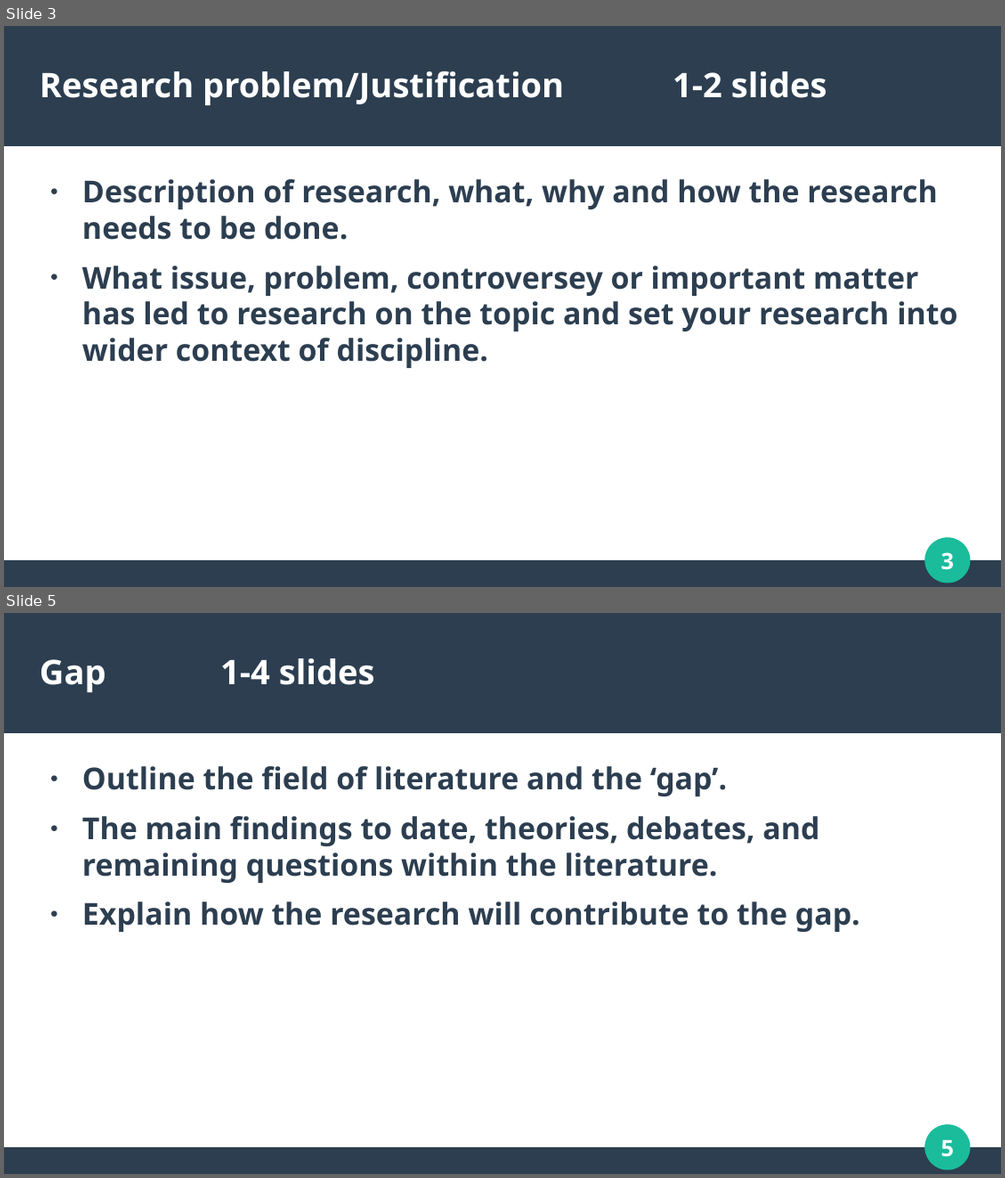
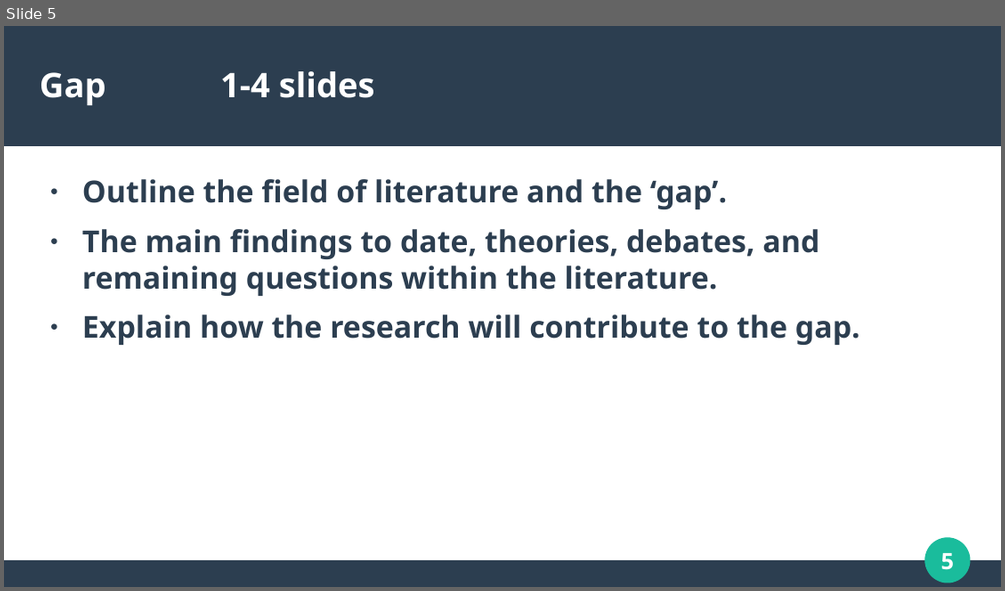
Before and after one commit to dannydaley/myUniSocial, a slide deck: Documentation/COMP320 PRESENTATION.odp. Shown one above the other, each under a label of ours: slides 3 and 5 before the commit, slide 5 after it; the slides between them are not shown. The pictures are 1005x1178 and 1005x591 pixels, drawn with LibreOffice and Linux fonts; fonts in the diff are those of the drawing. Boxes give left, top, right and bottom in pixels: in the first picture for what was removed or moved away, otherwise in the second. Text is boxed around its words. In the diff, an @@ line names an element or a change of style, - is before the commit and + after.

```diff
--- a/Documentation/COMP320 PRESENTATION.odp
+++ b/Documentation/COMP320 PRESENTATION.odp
@@ slide 3 removed at (4, 26, 1001, 587), background #FFFFFF; not listed: 4 template elements that a slide beside it also shows @@
@@ title removed at (40, 71, 827, 105) @@
-Research problem/Justification 1-2 slides
@@ text removed at (82, 179, 957, 368) @@
-● Description of research, what, why and how the research needs to be done.
-● What issue, problem, controversey or important matter has led to research on the topic and set your research into wider context of discipline.
```
Also in this commit, not shown: 5 slides changed, 5 slides added, 1 other slide removed, 1 other file.
